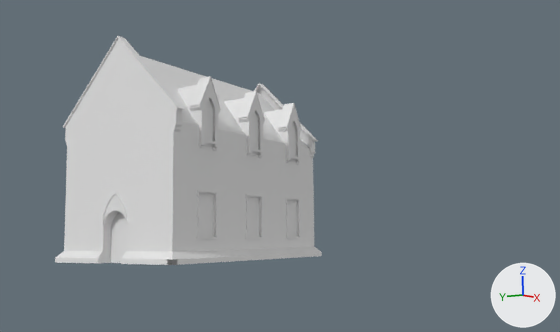
The Blender file 3D Models/1885/Buildings/Freemasons Hall/Freemasons Hall.blend: old version first, new version second.
Before and after are seen from the file's camera 'fspy1.fspy'. Lighting does not change. The marker at lower right points along +X, +Y and +Z. The same objects are shown in both versions, whatever each file hides.

In view in the first picture: 'End roof.001', 'Lower windows.001', 'Main door top ridge.001', 'Main roof.001', 'Main walls.001', 'Upper window alcoves.001'.
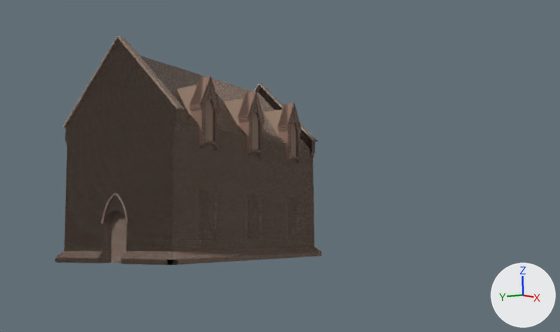
Diff of the bpy script that builds the scene:
```diff
--- a/3D Models/1885/Buildings/Freemasons Hall/Freemasons Hall.blend.py
+++ b/3D Models/1885/Buildings/Freemasons Hall/Freemasons Hall.blend.py
@@ img_bricks073a_1k_ambientocclusion_jpg @@
+img_bricks073a_1k_ambientocclusion_jpg = load_image('Bricks073A_1K_AmbientOcclusion.jpg', '../../../textures/ambientcg/Bricks073A_1K-JPG/Bricks073A_1K_AmbientOcclusion.jpg', 1024, 1024, 'sRGB')
@@ img_bricks073a_1k_normalgl_jpg @@
+img_bricks073a_1k_normalgl_jpg = load_image('Bricks073A_1K_NormalGL.jpg', '../../../textures/ambientcg/Bricks073A_1K-JPG/Bricks073A_1K_NormalGL.jpg', 1024, 1024, 'sRGB')
@@ img_bricks073a_1k_color_jpg @@
+img_bricks073a_1k_color_jpg = load_image('Bricks073A_1K_Color.jpg', '../../../textures/ambientcg/Bricks073A_1K-JPG/Bricks073A_1K_Color.jpg', 1024, 1024, 'sRGB')
@@ img_bricks073a_1k_roughness_jpg @@
+img_bricks073a_1k_roughness_jpg = load_image('Bricks073A_1K_Roughness.jpg', '../../../textures/ambientcg/Bricks073A_1K-JPG/Bricks073A_1K_Roughness.jpg', 1024, 1024, 'sRGB')
@@ mat_material @@
 mat_material = bpy.data.materials.new('Material')
-# nodes: BsdfPrincipled, OutputMaterial
+# nodes: BsdfPrincipled, Mapping, Mix, NormalMap, OutputMaterial, TexCoord, TexImage x4
+# uses the picture img_bricks073a_1k_ambientocclusion_jpg
+# uses the picture img_bricks073a_1k_color_jpg
+# uses the picture img_bricks073a_1k_normalgl_jpg
+# uses the picture img_bricks073a_1k_roughness_jpg
@@ me_cube_007 @@
 me_cube_007.from_pydata(...)  # 260 vertices, 155 faces, 5 loose edges; spans x -5.99..5.99, y -3.79..3.79, z 0.0..10.3
 # used by ob_main_walls_001; location = (5.71, 0.0, 0.0)
+# me_cube_007 part 1: texture (UV) coordinates of 27 of 155 faces, centred in x -5.71..5.71, y -3.5..3.5, z 0.82..4.75, changed; they spanned u 0.01..0.94, v 0.01..0.96 and now span u 0.01..0.93, v 0.01..0.97
 me_cube_007.materials.append(mat_material)
```

Boxes [x1, y1, x2, y2] around the edits, measured in the pictures (560 x 332 px):
'Main walls.001', surface changed (grey to brown): [55, 38, 322, 265] in both
'Upper window alcoves.001', surface changed (white to brown): [177, 76, 302, 164] in both
'Main roof.001', surface changed (grey to brown): [140, 56, 310, 149] in both
'Lower windows.001', surface changed (grey to brown): [197, 190, 301, 239] in both
'End roof.001', surface changed (grey to brown): [63, 36, 318, 142] in both
'Main door top ridge.001', surface changed: [101, 193, 128, 224] in both
part 1 of me_cube_007, surface changed (grey to brown): [64, 38, 314, 252] in both
